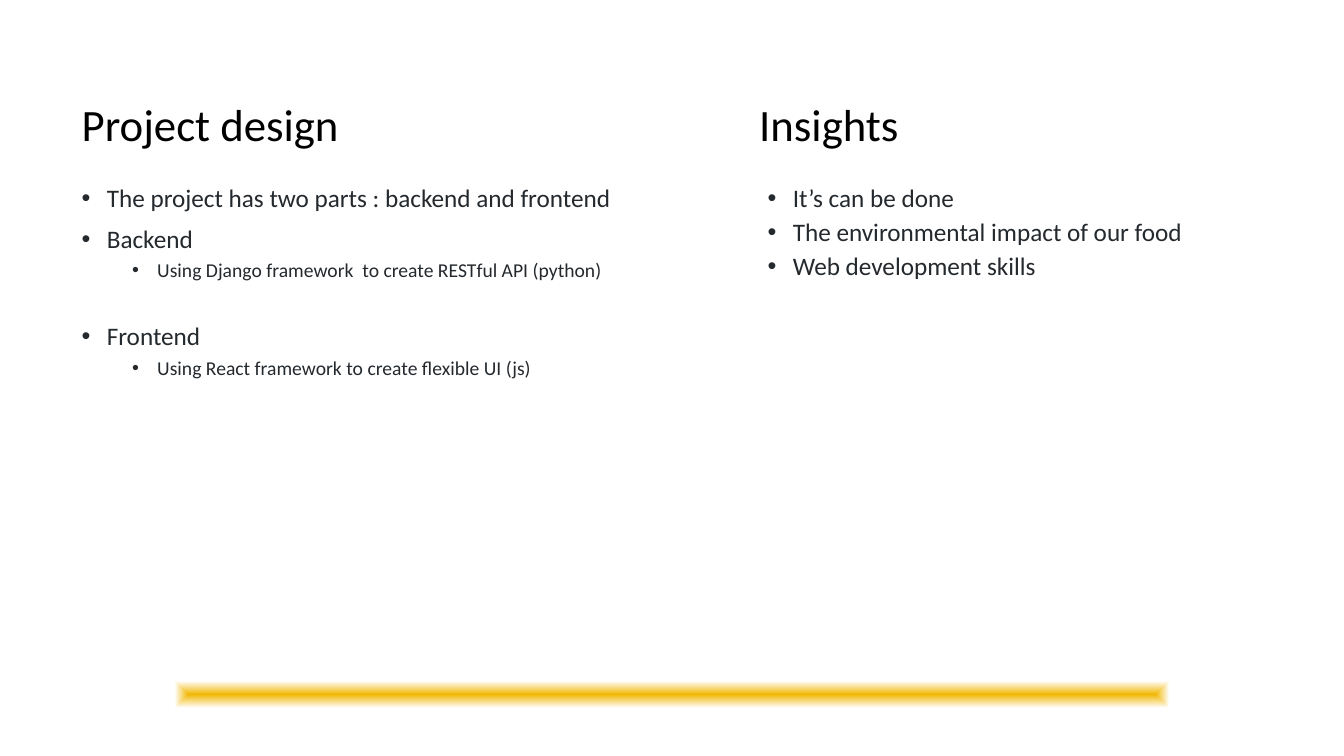
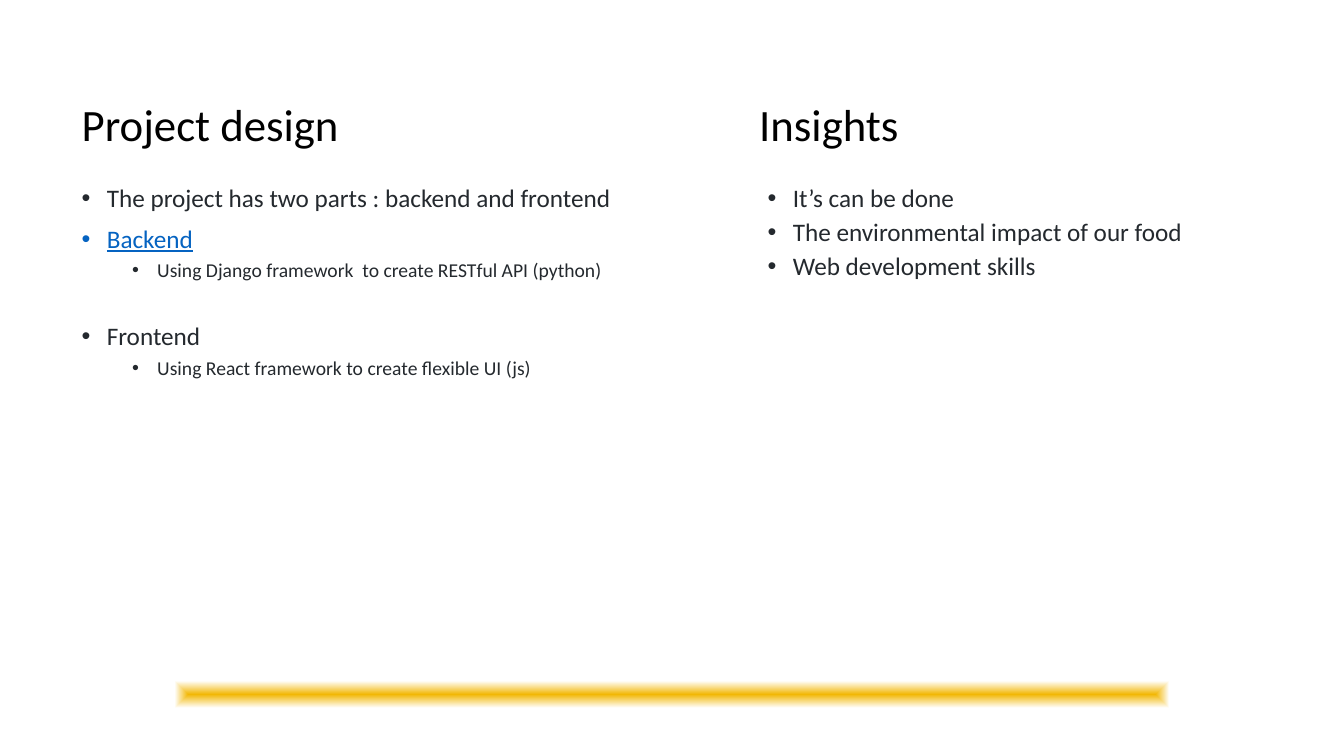
Before and after one commit to noamdom/dg-app, a slide deck: slide 5 of Submission_days_Naom_Domovich.pptx. Drawn at 1344x756 pixels with LibreOffice and Linux fonts; fonts in the diff are those of the drawing. Boxes give left, top, right and bottom in pixels: in the first picture for what was removed or moved away, otherwise in the second. Text is boxed around its words. In the diff, an @@ line names an element or a change of style, - is before the commit and + after.

```diff
--- a/Submission_days_Naom_Domovich.pptx
+++ b/Submission_days_Naom_Domovich.pptx
@@ text at bbox=[107, 230, 193, 252]: text colour #24292E to #0563C1, underline on in "Backend" @@
```
Also in this commit, not shown: 1 other slide changed, 2 other files.
